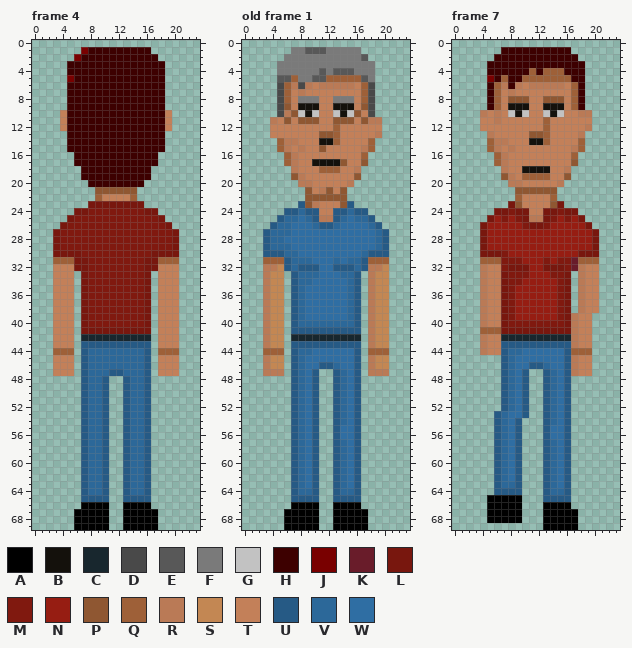
A pixel-art file gets an edit: game/assets_sources/worker/worker.ase. Above is the file before it was changed.
24x70 pixels, 24 frames. Shown: frame 4, old frame 1, frame 7. The commit also changed other frames, which this record leaves out.
Palette (. is transparent): A #000000  B #14110c  C #18272e  D #494949  E #585858  F #7a7a7a  G #c2c2c2  H #3d0000  J #790000  K #691c2a  L #78170e  M #80190f  N #961d12  P #8f5732  Q #9e6038  R #ba7a56  S #c38753  T #c38059  U #265a85  V #2c6899  W #2f6ea3
Pixels before, frame 4, first column x 3:
 1 ....JHHHHHHHHH....
 2 ...JHHHHHHHHHHH...
 3 ..HHHHHHHHHHHHHH..
 4 ..HHHHHHHHHHHHHH..
 5 ..JHHHHHHHHHHHHH..
 6 ..HHHHHHHHHHHHHH..
 7 ..HHHHHHHHHHHHHH..
 8 ..HHHHHHHHHHHHHH..
 9 ..HHHHHHHHHHHHHH..
10 .THHHHHHHHHHHHHHT.
11 .THHHHHHHHHHHHHHT.
12 .THHHHHHHHHHHHHHT.
13 ..HHHHHHHHHHHHHH..
14 ..HHHHHHHHHHHHHH..
15 ..HHHHHHHHHHHHHH..
16 ...HHHHHHHHHHHH...
17 ...HHHHHHHHHHHH...
18 ....HHHHHHHHHH....
19 ....HHHHHHHHHH....
20 .....HHHHHHHH.....
21 ......PPPPPP......
22 ......QTTTTQ......
23 .....LLLLLLLL.....
24 ...LLMMMMMMMMLL...
25 ..LMMMMMMMMMMMML..
26 .LMMMMMMMMMMMMMML.
27 LMMMMMMMMMMMMMMMML
28 LMMMMMMMMMMMMMMMML
29 LMMMMMMMMMMMMMMMML
30 LLLLMMMMMMMMMMLLLL
31 QQQLLMMMMMMMMLLQQQ
32 TTTLLMMMMMMMMLLTTT
33 TTT.LMMMMMMMML.TTT
34 TTT.LMMMMMMMML.TTT
35 TTT.LMMMMMMMML.TTT
36 TTT.LMMMMMMMML.TTT
37 TTT.LMMMMMMMML.TTT
38 TTT.LMMMMMMMML.TTT
39 TTT.LMMMMMMMML.TTT
40 TTT.LMMMMMMMML.TTT
41 TTT.LLLLLLLLLL.TTT
42 TTT.CCCCCCCCCC.TTT
43 TTT.UUUUUUUUUU.TTT
44 QQQ.UVVVVVVVVU.QQQ
45 TTT.UVVVVVVVVU.TTT
46 TTT.UVVVVVVVVU.TTT
47 TTT.UVVVUUVVVU.TTT
48 ....UVVU..UVVU....
49 ....UVVU..UVVU....
50 ....UVVU..UVVU....
51 ....UVVU..UVVU....
52 ....UVVU..UVVU....
53 ....UVVU..UVVU....
54 ....UVVU..UVVU....
55 ....UVVU..UVVU....
56 ....UVVU..UVVU....
57 ....UVVU..UVVU....
58 ....UVVU..UVVU....
59 ....UVVU..UVVU....
60 ....UVVU..UVVU....
61 ....UVVU..UVVU....
62 ....UVVU..UVVU....
63 ....UVVU..UVVU....
64 ....UVVU..UVVU....
65 ....UUUU..UUUU....
66 ....AAAA..AAAA....
67 ...AAAAA..AAAAA...
68 ...AAAAA..AAAAA...
69 ...AAAAA..AAAAA...
Pixels before, old frame 1, first column x 3:
 1 ....FFEEEFFFFF....
 2 ...FFFFFFFFFFFE...
 3 ..FFFFFFFFFFFFFF..
 4 ..FFFFFFEFEEEFFF..
 5 ..EEQFFEEQQQQQEF..
 6 ..DQRDRTRRRRRTQD..
 7 ..DQTRTTTTTTTTQD..
 8 ..DQTFFFTTFFFTQD..
 9 ..DPTBBBTTBBBTPD..
10 ..DRPGBGTTGBGPTD..
11 .RTPTPPPTTPPPTPRR.
12 .TTTTTTTTTQTTTTTT.
13 .TTTTTTTPPQTTTTTR.
14 ..QRRTTTBBQTTTTQ..
15 ..QRTRTTPTTTTTRQ..
16 ...QRTTTTTTTTTQ...
17 ...QRTTBBBBPTTP...
18 ....RTTTQQQTTR....
19 ....PRTTTTTTTP....
20 .....RRTTTTTR.....
21 ......PTRPTP......
22 ......PPPPPP......
23 .....UPRTTTPU.....
24 ...UUVUUTTUUVUU...
25 ..UVVWVURRUVWVVU..
26 .UVVWWWVUUVWWWWVU.
27 UVVVWWWWWWWWWWWWVU
28 UVVWWWWWWWWWWWWWVU
29 UVVVWWWWWWWWWWWWVU
30 UUUVVWWWWWWWWWVUUU
31 QQQUVVVWWWVWVVUQQQ
32 RRSUVUUUWWUUUVURRS
33 RSS.UVVVWWWVVU.RSS
34 RSS.UVVWWWWWVU.RSS
35 RSS.UVWWWWWWVU.RSS
36 RSS.UVWWWWWWVU.RSS
37 RSS.UVWWWWWWVU.RSS
38 RSS.UVWWWWWWVU.RSS
39 RSS.UVWWWWWWVU.RSS
40 RSS.UVVVVVVVVU.RSS
41 RSS.UUUUUUUUUU.RSS
42 RSS.CCCCCCCCCC.RSS
43 RSS.UUUUUUUUUU.RSS
44 QQQ.UVVWWWWWWU.QQQ
45 RSS.UVWWWWWWWU.RSS
46 RSS.UVWWUUVWWU.RSS
47 RRR.UVWU..UVWU.RRR
48 ....UVWU..UVWU....
49 ....UVWU..UVWU....
50 ....UVWU..UVWU....
51 ....UVWU..UVWU....
52 ....UVWU..UVWU....
53 ....UVWU..UVWU....
54 ....UVWU..UVWU....
55 ....UVWU..UWWU....
56 ....UVWU..UWWU....
57 ....UVWU..UVWU....
58 ....UVWU..UVWU....
59 ....UVWU..UVWU....
60 ....UVWU..UVWU....
61 ....UVWU..UVWU....
62 ....UVWU..UVWU....
63 ....UVWU..UVWU....
64 ....UVVU..UVVU....
65 ....UUUU..UUUU....
66 ....AAAA..AAAA....
67 ...AAAAA..AAAAA...
68 ...AAAAA..AAAAA...
69 ...AAAAA..AAAAA...
Pixels before, frame 7, first column x 4:
 1 ...HHHHHHHHHH....
 2 ..HHHHHHHHHHHH...
 3 .HHHHHHHHHHHHHH..
 4 .HHHHHHQHQQQHHH..
 5 .JHQHHQQQQQQQHH..
 6 .HQRHRTRRRRRTQH..
 7 .HQTRTTTTTTTTQH..
 8 .HQTPPPTTPPPTQH..
 9 .HQTBBBTTBBBTQH..
10 RTRTGBGTTGBGTTRR.
11 TTRTTTTTTQTTTTTT.
12 TTTTTTTTTQTTTTTR.
13 .RTTTTTPPQTTTTR..
14 .QRRTTTBBQTTTTQ..
15 .QRTRTTTTTTTTRQ..
16 ..QRTTTTTTTTTQ...
17 ..QRTTTTTTTTTP...
18 ...RTTBBBBTTR....
19 ...PRTQQQQTTP....
20 ....RRTTTTTR.....
21 .....PPPPPP......
22 .....QTTTTQ......
23 ....LPTTTTPL.....
24 ..LLMLLTTLLMLL...
25 .LNMNMLRRLMNMNL..
26 LNNNNNMLLMNNNNNL.
27 LNNNNNNNNNNNNNNNL
28 LNNNNNNNNNNNNNNNL
29 LNNNNNNNNNNNNNNNL
30 LLLMNNNNNNNNNNLLL
31 QQQMMMNNNMNMMKQQQ
32 RTTMLLLNNLLLMKRTT
33 RTTLMMMNNNMML.RTT
34 RTTLMMNNNNNML.RTT
35 RTTLMNNNNNNML.RTT
36 RTTLMNNNNNNML.RTT
37 RTTLMNNNNNNML.RTT
38 RTTLMNNNNNNML.RTT
39 RTTLMNNNNNNMLRTT.
40 RTTLMMMMMMMMLRTT.
41 QQQLLLLLLLLLLRTT.
42 RTTCCCCCCCCCCRTT.
43 RTTUUUUUUUUUURTT.
44 RTTUVVWWWWWWUQQQ.
45 ...UVWWWWWWWURTT.
46 ...UVWWUUVWWURTT.
47 ...UVWU..UVWURTT.
48 ...UVWU..UVWU....
49 ...UVWU..UVWU....
50 ...UVWU..UVWU....
51 ...UVWU..UVWU....
52 ...UVWU..UVWU....
53 ..UVWWU..UVWU....
54 ..UVWU...UVWU....
55 ..UVWU...UWWU....
56 ..UVWU...UWWU....
57 ..UVWU...UVWU....
58 ..UVWU...UVWU....
59 ..UVWU...UVWU....
60 ..UVWU...UVWU....
61 ..UVWU...UVWU....
62 ..UVWU...UVWU....
63 ..UVVU...UVWU....
64 ..UUUU...UVVU....
65 .AAAAA...UUUU....
66 .AAAAA...AAAA....
67 .AAAAA...AAAAA...
68 .AAAAA...AAAAA...
69 .........AAAAA...
Once edited:
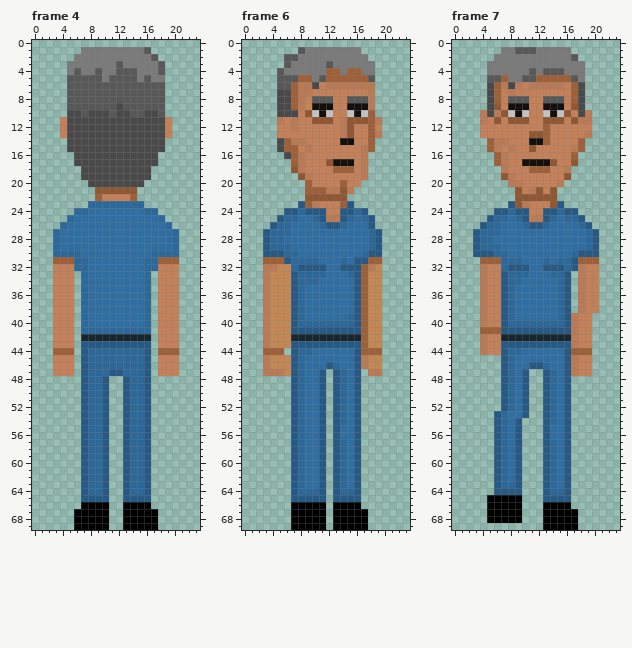
A new or re-ordered frame is compared with the old frame closest to it.
The exact change:
frames re-ordered
Changed rows in their new state; - is an unchanged pixel.
Frame 4:
first column x 3:
 1 ----FFFFFFFFFE----
 2 ---FFFFFFFFFFFE---
 3 --FFFFFFFEFFFFFE--
 4 --FEFFEFFEEEFFFE--
 5 --EEEEEFEEEEFEFF--
 6 --EEEEEEEEEEEEEE--
 7 --EEEEEEEEEEEEEE--
 8 --EEEEEEEEEEEEEE--
 9 --EEEEEEEDEEEEEE--
10 -.DDEDDDEDDEEDDE.-
11 --DDDDDDDDDDDDDD--
12 --DDDDDDDDDDDDDD--
13 -TDDDDDDDDDDDDDDT-
14 --DDDDDDDDDDDDDD--
15 --DDDDDDDDDDDDDD--
16 ---DDDDDDDDDDDD---
17 ---DDDDDDDDDDDD---
18 ----DDDDDDDDDD----
19 ----DDDDDDDDDD----
20 -----DDDDDDDD-----
23 -----VVVVVVVV-----
24 ---VVWWWWWWWWVV---
25 --VWWWWWWWWWWWWV--
26 -VWWWWWWWWWWWWWWV-
27 VWWWWWWWWWWWWWWWWV
28 VWWWWWWWWWWWWWWWWV
29 VWWWWWWWWWWWWWWWWV
30 VVVVWWWWWWWWWWVVVV
31 ---VVWWWWWWWWVV---
32 ---VVWWWWWWWWVV---
33 ----VWWWWWWWWV----
34 ----VWWWWWWWWV----
35 ----VWWWWWWWWV----
36 ----VWWWWWWWWV----
37 ----VWWWWWWWWV----
38 ----VWWWWWWWWV----
39 ----VWWWWWWWWV----
40 ----VWWWWWWWWV----
41 ----VVVVVVVVVV----
Frame 6 against old frame 1:
first column x 4:
 1 ---.EFFF---------
 2 --EE---------F---
 3 -.E-----E--------
 4 -E-----FQQFQQ----
 5 ---EQQF------QE--
 6 -EEQR-DT----RRR--
 7 --DQ-R-------TR--
 8 --DQRTEEETTEEER--
 9 --DQRS-BBTT-BBR--
10 --DDTP-BGTT-BGQ--
11 .RTRTT-PPTR-P-Q--
12 .--R-----TRP--Q--
13 .------TTTRP--Q--
14 -DQ-R--TTTBB-----
15 -DQQTR-T---------
16 --DQR--------R---
17 --.QR-TTP-BB-R---
18 ---PR--TT-QQTR---
19 ---.PR------TR---
20 ----.Q----QTT----
21 -----QQQRR-R-----
23 -----Q----Q------
24 -------U-T-UV----
25 -----WVU-RUVW----
26 ------WV-UV---U.-
27 --------------VU.
28 --------------VU.
29 --------------VU.
30 ----------------.
31 ------V--WVWU---.
32 --S----U-W--UQ-S.
33 --S----V--W--QS-.
34 --S---V----W-QS-.
35 --S--------W-QS-.
36 --S--------W-QS-.
37 --S--------W-QS-.
38 --S--------W-QS-.
39 --S----------QS-.
40 --S----------QS-.
41 --S----------QS-.
42 --S----------QS-.
43 --S----------QS-.
44 -------------Q--.
45 --S----------RS-.
46 --S----W-----RS-.
47 --S---WU--------.
48 ------WU---------
49 ------WU---------
50 ------WU---------
51 ------WU---------
52 ------WU---------
53 ------WU---------
54 ------WU---------
55 ------WU---------
56 ------WU---------
57 ------WU---------
58 ------WU---------
59 ------WU---------
60 ------WU---------
61 ------WU---------
62 ------WU---------
63 ------WU---------
64 ------VU---------
65 -------U---------
66 -------A---------
67 --.----A---------
68 --.----A---------
69 --.----A---------
Frame 7:
first column x 3:
 1 ----FFEEEFFFFF----
 2 ---FFFFFFFFFFFE---
 3 --FFFFFFFFFFFFFF--
 4 --FFFFFFEFEEEFFF--
 5 --EE-FFEE-----EF--
 6 --D--D---------D--
 7 --D------------D--
 8 --D--EEE--EEE--D--
 9 --DP----------PD--
10 --D-P--------P-D--
11 -R-P-PPP--PPP-PRR-
12 ----------------T-
13 -TT------------TR-
15 --------P---------
17 -------BBBBP------
18 -------TQQQ-------
19 -------TTTT-------
21 -------TR-T-------
22 ------PPPPPP------
23 -----U-R----U-----
24 ---UUVUU--UUVUU---
25 --UVVWVU--UVWVVU--
26 -UVVWWWVUUVWWWWVU-
27 UVVVWWWWWWWWWWWWVU
28 UVVWWWWWWWWWWWWWVU
29 UVVVWWWWWWWWWWWWVU
30 UUUVVWWWWWWWWWVUUU
31 ----VVVWWWVWVVU---
32 ----VUUUWWUUUVU---
33 ----UVVVWWWVVU----
34 ----UVVWWWWWVU----
35 ----UVWWWWWWVU----
36 ----UVWWWWWWVU----
37 ----UVWWWWWWVU----
38 ----UVWWWWWWVU----
39 ----UVWWWWWWVU----
40 ----UVVVVVVVVU----
41 ----UUUUUUUUUU----
